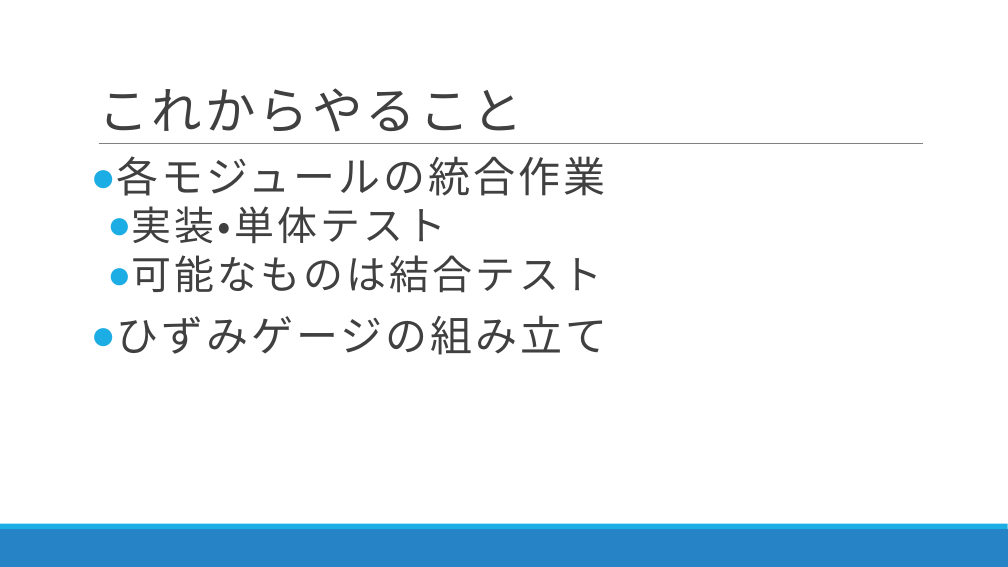
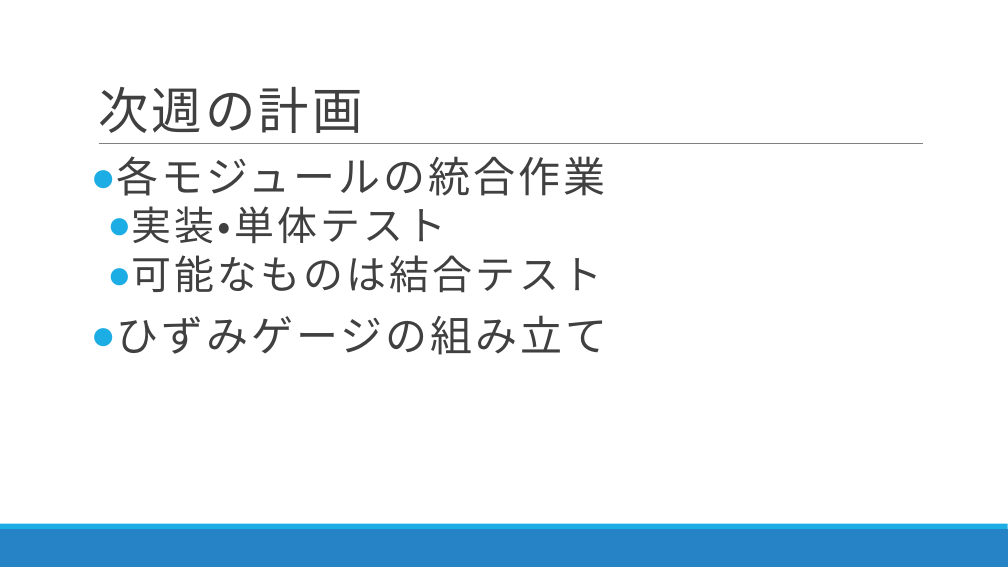
Before and after one commit to DJ956/YoloBarcodeReader, a slide deck: slide 7 of プレゼン/RapidCart20191202.pptx (slide 9 before the commit). Drawn at 1008x567 pixels with LibreOffice and Linux fonts; fonts in the diff are those of the drawing. Boxes give left, top, right and bottom in pixels: in the first picture for what was removed or moved away, otherwise in the second. Text is boxed around its words. In the diff, an @@ line names an element or a change of style, - is before the commit and + after.

```diff
--- a/プレゼン/RapidCart20191202.pptx
+++ b/プレゼン/RapidCart20191202.pptx
@@ title at <box>98,87,362,133</box>: text changed @@
-これからやること
+次週の計画
```
Also in this commit, not shown: 2 other slides changed, 2 slides added, 4 slides removed.
